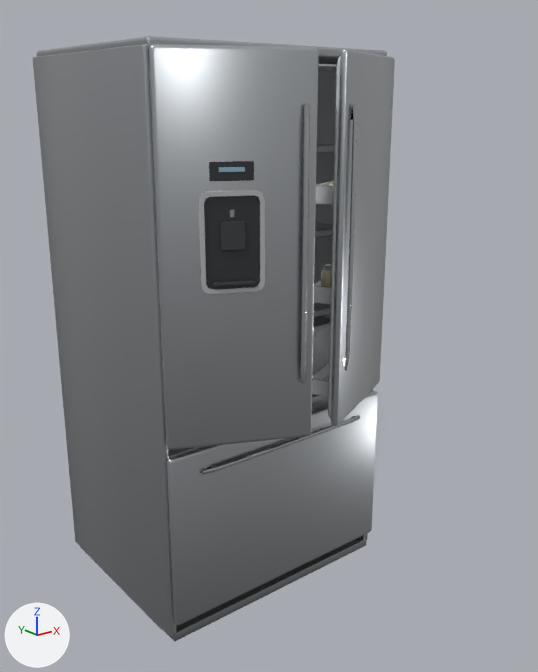
Before and after pictures for a commit that changed the glTF model web/public/assets/models/kitchen/fridgeFrenchDoor.glb.
Both versions are drawn from a camera (50 mm lens) standing at (-1.44, -2.02, 1.66) and looking at (0.04, -0.17, 0.92). The axes (+X, +Y, +Z) are drawn at lower left. The lights are the same throughout. The first picture is the older version. Both versions are drawn at frame 14 of the action 'fridge_open'; the numbers are the values there.

Names of what the first picture shows: 'body', 'door_left', 'door_right', 'drawer'.
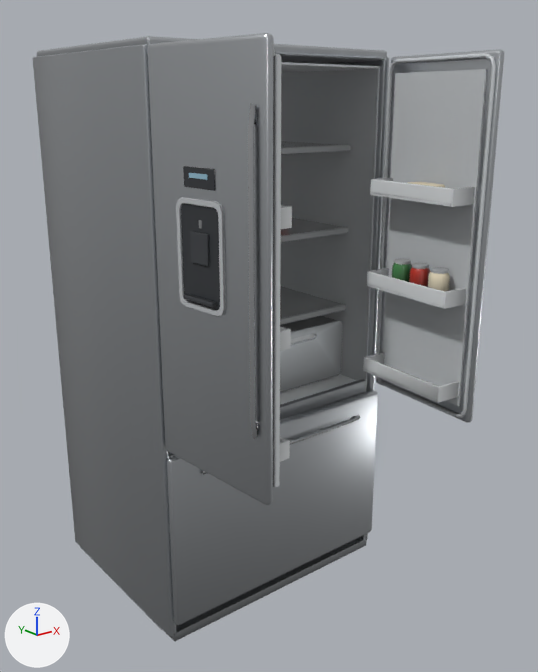
Where the change shows, as pixel boxes [x1, y1, x2, y2] in the pictures (538 x 672 px):
'door_right', turned: before [149, 44, 319, 450]; after [147, 33, 292, 505]
'door_left', turned: before [312, 49, 395, 426]; after [363, 49, 504, 422]

Edits to the bpy script that builds the scene:
```text
Change ob_door_left:
    ob_door_left.rotation_euler: (0.0, 0.0, 0.445) -> (0.0, 0.0, 1.489)  # degrees (0, 0, 25) -> degrees (0, 0, 85)
Change ob_door_right:
    ob_door_right.rotation_euler: (0.0, 0.0, -0.445) -> (0.0, 0.0, -1.489)  # degrees (0, 0, -25) -> degrees (0, 0, -85)
```
